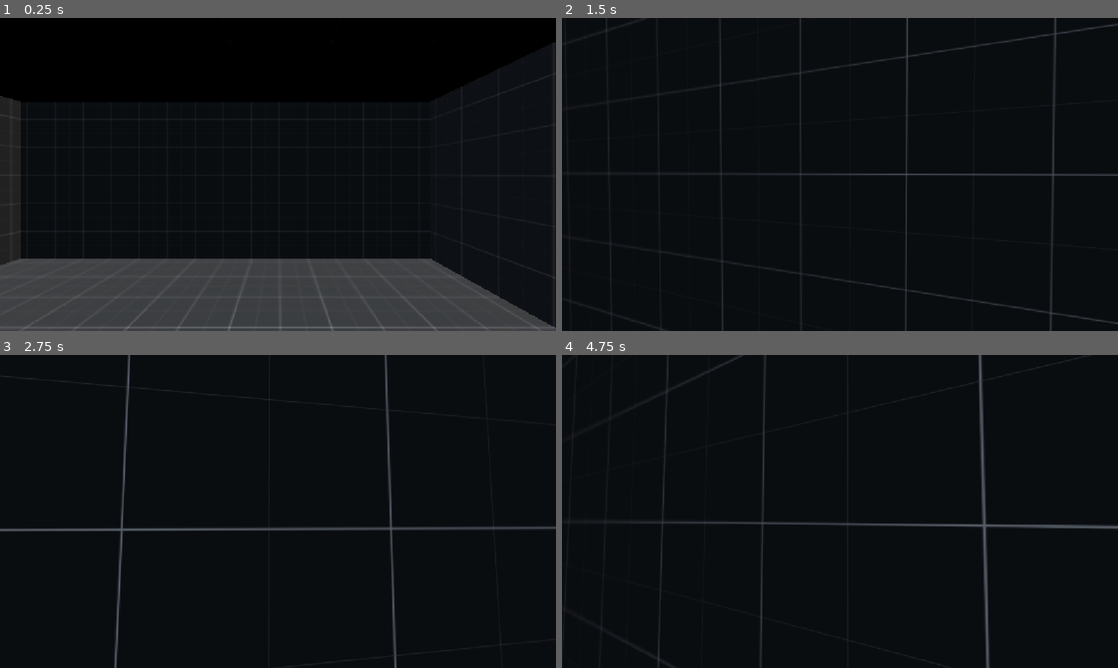
Above: before the commit, frames 1-4 (two rows, left to right).
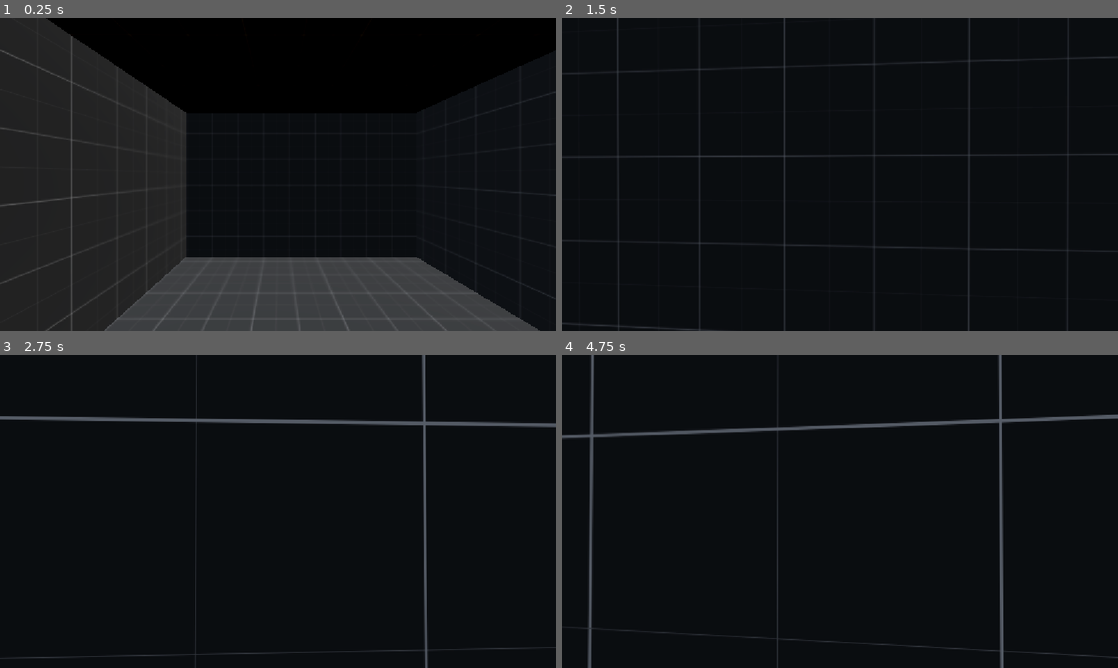
Above: after the commit, the same moments.

Repository: TNicolleDev/RE2Remake
Game: Godot game, scene res://Prototypes/ResidentEvil/1f_east_wing.tscn
Two runs of this game, one before a commit and one after it. Both use one fixed random seed, a clock stepped at 60 frames per second and the inputs below. The project has no main scene, so this scene is started directly.
Inputs (mouse positions are in pixels of both pictures, inside the frame that each line leads up to):
- Up to frame 1 (0.25 s): no input
- Up to frame 2 (1.5 s): tap Enter (ui_accept) at 0.5, 0.77 s; move the mouse to (867, 174) at 0.52 s; hold W (move_forward) from 0.53 s (still down); move the mouse to (812, 174) at 1.27 s
- Up to frame 3 (2.75 s): keep holding W (move_forward); tap Enter (ui_accept) at 1.52 s; move the mouse to (289, 505) at 2.02 s
- Up to frame 4 (4.75 s): keep holding W (move_forward); tap Enter (ui_accept) at 2.75, 3.02, 3.77, 4.52 s; move the mouse to (834, 517) at 2.77 s; move the mouse to (878, 514) at 3.52 s; move the mouse to (795, 508) at 4.27 s

The runs differ from the first frame. In frame 1, 20% of the frame differs, in the area x 0-100%, y 0-100%; in frame 2, 3.6%; in frame 3, 4.0%; in frame 4, 4.6%.

Commit message:
experimenting with csg's|

Diff:
--- /dev/null
+++ b/Prototypes/ResidentEvil/1F-east-halls.tscn
@@ -0,0 +1,77 @@
+[gd_scene format=3 uid="uid://6cpmnm0ko4wv"]
+
+[node name="Halls" type="Node3D" unique_id=1977596207]
+
+[node name="CSGCombiner3D" type="CSGCombiner3D" parent="." unique_id=329252566]
+
+[node name="Exterior" type="CSGBox3D" parent="CSGCombiner3D" unique_id=938552866]
+size = Vector3(4, 3, 20)
+
+[node name="Exterior2" type="CSGBox3D" parent="CSGCombiner3D" unique_id=1301091837]
+transform = Transform3D(1, 0, 0, 0, 1, 0, 0, 0, 1, 3, 0, -8)
+size = Vector3(10, 3, 4)
+
+[node name="Exterior3" type="CSGBox3D" parent="CSGCombiner3D" unique_id=176872834]
+transform = Transform3D(1, 0, 0, 0, 1, 0, 0, 0, 1, 14, 0, -2.245)
+size = Vector3(25, 3, 4)
+
+[node name="Exterior4" type="CSGBox3D" parent="CSGCombiner3D" unique_id=1679924714]
+transform = Transform3D(-4.371139e-08, 0, -1, 0, 1, 0, 1, 0, -4.371139e-08, 22.713, 0, -9)
+size = Vector3(10, 3, 4)
+
+[node name="Exterior5" type="CSGBox3D" parent="CSGCombiner3D" unique_id=650625496]
+transform = Transform3D(-4.371139e-08, 0, 1, 0, 1, 0, -1, 0, -4.371139e-08, 23, 0, 4.8092327)
+size = Vector3(11, 3, 5)
+
+[node name="Exterior6" type="CSGBox3D" parent="CSGCombiner3D" unique_id=2141072807]
+transform = Transform3D(-1, 0, -8.742278e-08, 0, 1, 0, 8.742278e-08, 0, -1, 26, 0, 8)
+size = Vector3(11, 3, 5)
+
+[node name="Interior" type="CSGBox3D" parent="CSGCombiner3D" unique_id=1218078735]
+operation = 2
+size = Vector3(3, 3, 19)
+
+[node name="Interior2" type="CSGBox3D" parent="CSGCombiner3D" unique_id=495813757]
+transform = Transform3D(1, 0, 0, 0, 1, 0, 0, 0, 1, 3, 0, -8)
+operation = 2
+size = Vector3(9, 3, 3)
+
+[node name="Interior3" type="CSGBox3D" parent="CSGCombiner3D" unique_id=341581275]
+transform = Transform3D(1, 0, 0, 0, 1, 0, 0, 0, 1, 13.623535, 0, -2.245)
+operation = 2
+size = Vector3(24.75293, 3, 3)
+
+[node name="Interior4" type="CSGBox3D" parent="CSGCombiner3D" unique_id=1548732273]
+transform = Transform3D(-4.371139e-08, 0, -1, 0, 1, 0, 1, 0, -4.371139e-08, 22.713, 0, -8.375061)
+operation = 2
+size = Vector3(10.249878, 3, 3)
+
+[node name="Interior5" type="CSGBox3D" parent="CSGCombiner3D" unique_id=1780364140]
+transform = Transform3D(-4.371139e-08, 0, 1, 0, 1, 0, -1, 0, -4.371139e-08, 23, 0, 4.236723)
+operation = 2
+size = Vector3(11.14502, 3, 4)
+
+[node name="Interior6" type="CSGBox3D" parent="CSGCombiner3D" unique_id=1767336506]
+transform = Transform3D(-1, 0, -8.742278e-08, 0, 1, 0, 8.742278e-08, 0, -1, 26, 0, 8)
+operation = 2
+size = Vector3(10, 3, 4)
+
+[node name="Door" type="CSGBox3D" parent="CSGCombiner3D" unique_id=408729360]
+transform = Transform3D(1, 0, 0, 0, 1, 0, 0, 0, 1, 1.7487097, 0, 4.1015205)
+operation = 2
+size = Vector3(1, 3, 2)
+
+[node name="Door2" type="CSGBox3D" parent="CSGCombiner3D" unique_id=238504941]
+transform = Transform3D(1, 0, 0, 0, 1, 0, 0, 0, 1, 20.793755, 0, 4.1015205)
+operation = 2
+size = Vector3(1, 3, 2)
+
+[node name="Door3" type="CSGBox3D" parent="CSGCombiner3D" unique_id=1860868943]
+transform = Transform3D(-4.371139e-08, 0, -1, 0, 1, 0, 1, 0, -4.371139e-08, 29.060385, 0, 5.723051)
+operation = 2
+size = Vector3(1, 3, 2)
+
+[node name="Door4" type="CSGBox3D" parent="CSGCombiner3D" unique_id=2108215626]
+transform = Transform3D(-4.371139e-08, 0, -1, 0, 1, 0, 1, 0, -4.371139e-08, 13.767115, 0, -4.069727)
+operation = 2
+size = Vector3(1, 3, 2)
--- a/Prototypes/ResidentEvil/1f_east_wing.tscn
+++ b/Prototypes/ResidentEvil/1f_east_wing.tscn
@@ -3,6 +3,7 @@
 [ext_resource type="Texture2D" uid="uid://baxyb520dd6jh" path="res://Maps/ResidentEvil/1FMap.png" id="1_jf38b"]
 [ext_resource type="Material" uid="uid://bdx34i4tmxqsh" path="res://Materials/meters_on_boxes.tres" id="2_gfqq0"]
 [ext_resource type="PackedScene" uid="uid://hw4ctmcm8g6a" path="res://Tofu/tofu.tscn" id="3_kqwtc"]
+[ext_resource type="PackedScene" uid="uid://blyhh6q45kpi5" path="res://Prototypes/ResidentEvil/east_office.tscn" id="4_gfqq0"]
 
 [sub_resource type="ProceduralSkyMaterial" id="ProceduralSkyMaterial_jxlwl"]
 sky_horizon_color = Color(0.66224277, 0.6717428, 0.6867428, 1)
@@ -25,50 +26,102 @@
 transform = Transform3D(-0.87490094, -0.41941783, 0.24215098, 2.7805948e-08, 0.49999994, 0.86602545, -0.48430198, 0.75768644, -0.43745038, 0, 16.068777, 0)
 
 [node name="Sprite3D" type="Sprite3D" parent="." unique_id=1700577091]
-transform = Transform3D(10, 0, 0, 0, 10, 0, 0, 0, 10, 0, 0.1, 0)
+transform = Transform3D(10, 0, 0, 0, 10, 0, 0, 0, 10, 0, 0.2, 0)
 visible = false
 axis = 1
 texture = ExtResource("1_jf38b")
 
 [node name="Tofu" parent="." unique_id=1542248161 instance=ExtResource("3_kqwtc")]
-transform = Transform3D(1, 0, 0, 0, 1, 0, 0, 0, 1, 19.978659, 0.89625454, -9.49548)
+transform = Transform3D(1, 0, 0, 0, 1, 0, 0, 0, 1, 9.780675, 1.478369, -2.651843)
 
-[node name="PressRoom" type="CSGCombiner3D" parent="." unique_id=426090292]
+[node name="VeryImportantPlane" type="CSGBox3D" parent="." unique_id=463616273]
+material_override = ExtResource("2_gfqq0")
+use_collision = true
+size = Vector3(79, 0.2, 53)
+
+[node name="Hallways" type="CSGCombiner3D" parent="." unique_id=277969786]
 use_collision = true
 
-[node name="PressRoomExterior" type="CSGBox3D" parent="PressRoom" unique_id=1419562944]
-transform = Transform3D(1, 0, 0, 0, 1, 0, 0, 0, 1, 19.041, 1.5, -7.887)
-size = Vector3(7.5, 3, 11)
+[node name="EastHallExterior" type="CSGBox3D" parent="Hallways" unique_id=232337913]
+transform = Transform3D(1, 0, 0, 0, 1, 0, 0, 0, 1, 9.396, 1.5, 2.69)
+size = Vector3(3, 3, 19)
 material = ExtResource("2_gfqq0")
 
-[node name="PressRoomInterior" type="CSGBox3D" parent="PressRoom" unique_id=976813830]
-transform = Transform3D(1, 0, 0, 0, 1, 0, 0, 0, 1, 19.041, 1.41, -7.887)
-operation = 2
-size = Vector3(7.3, 2.8, 10.5)
+[node name="EastHallAttachmentExterior" type="CSGBox3D" parent="Hallways" unique_id=797688960]
+transform = Transform3D(1, 0, 0, 0, 1, 0, 0, 0, 1, 11.565336, 1.5, -3.0632606)
+size = Vector3(2, 3, 7.5)
 material = ExtResource("2_gfqq0")
 
-[node name="PressRoomDoor" type="CSGBox3D" parent="PressRoom" unique_id=530801522]
-transform = Transform3D(1, 0, 0, 0, 1, 0, 0, 0, 1, 18.531, 1.25, -2.433294)
-operation = 2
-size = Vector3(1.5, 2.5, 0.47288817)
+[node name="CenterHallExterior" type="CSGBox3D" parent="Hallways" unique_id=960866637]
+transform = Transform3D(-4.371139e-08, 0, 1, 0, 1, 0, -1, 0, -4.371139e-08, 20.15431, 1.5, -0.77340025)
+size = Vector3(2.868164, 3, 15.799927)
 material = ExtResource("2_gfqq0")
 
-[node name="HallWay" type="CSGCombiner3D" parent="." unique_id=663772783]
-use_collision = true
-
-[node name="HallWayExterior" type="CSGBox3D" parent="HallWay" unique_id=735073158]
-transform = Transform3D(1, 0, 0, 0, 1, 0, 0, 0, 1, 17.208961, 1.5, -0.90527344)
-size = Vector3(17, 3, 3)
+[node name="WestHallExterior" type="CSGBox3D" parent="Hallways" unique_id=243105540]
+transform = Transform3D(1, 0, 0, 0, 1, 0, 0, 0, 1, 26.702333, 1.5, 3.8158712)
+size = Vector3(2.9882813, 3, 12.064972)
 material = ExtResource("2_gfqq0")
 
-[node name="HallWayExterior2" type="CSGBox3D" parent="HallWay" unique_id=1790006098]
-transform = Transform3D(1, 0, 0, 0, 1, 0, 0, 0, 1, 17.208961, 1.5, -0.90527344)
-operation = 2
-size = Vector3(16.9, 2.9, 2.9)
+[node name="SouthHallExterior" type="CSGBox3D" parent="Hallways" unique_id=577090773]
+transform = Transform3D(-4.371139e-08, 0, 1, 0, 1, 0, -1, 0, -4.371139e-08, 28.256126, 1.5, 8.154508)
+size = Vector3(3.371582, 3, 6.053318)
 material = ExtResource("2_gfqq0")
 
-[node name="HallWayDoor" type="CSGBox3D" parent="HallWay" unique_id=122787785]
-transform = Transform3D(1, 0, 0, 0, 1, 0, 0, 0, 1, 18.531, 1.25, -2.51571)
+[node name="EastHallInterior" type="CSGBox3D" parent="Hallways" unique_id=1476349562]
+transform = Transform3D(1, 0, 0, 0, 1, 0, 0, 0, 1, 9.396, 1.5, 2.69)
 operation = 2
-size = Vector3(1.5, 2.5, 0.32336122)
+size = Vector3(2.8, 2.8, 18.8)
 material = ExtResource("2_gfqq0")
+
+[node name="EastHallAttachmentInterior" type="CSGBox3D" parent="Hallways" unique_id=1886367906]
+transform = Transform3D(1, 0, 0, 0, 1, 0, 0, 0, 1, 11.565336, 1.5, -3.0632606)
+operation = 2
+size = Vector3(1.8, 2.8, 7.3)
+material = ExtResource("2_gfqq0")
+
+[node name="CenterHallInterior" type="CSGBox3D" parent="Hallways" unique_id=1475077871]
+transform = Transform3D(-4.371139e-08, 0, 1, 0, 1, 0, -1, 0, -4.371139e-08, 20.15431, 1.5, -0.77340025)
+operation = 2
+size = Vector3(2.8, 2.8, 15.8)
+material = ExtResource("2_gfqq0")
+
+[node name="WestHallInterior" type="CSGBox3D" parent="Hallways" unique_id=252664191]
+transform = Transform3D(1, 0, 0, 0, 1, 0, 0, 0, 1, 26.702333, 1.5, 3.8158712)
+operation = 2
+size = Vector3(2.8, 2.8, 11)
+material = ExtResource("2_gfqq0")
+
+[node name="SouthHallInterior" type="CSGBox3D" parent="Hallways" unique_id=164998084]
+transform = Transform3D(-4.371139e-08, 0, 1, 0, 1, 0, -1, 0, -4.371139e-08, 28.256126, 1.5, 8.154508)
+operation = 2
+size = Vector3(3.1, 2.8, 6.053)
+material = ExtResource("2_gfqq0")
+
+[node name="EastHallDoorToOffice" type="CSGBox3D" parent="Hallways" unique_id=1735233251]
+transform = Transform3D(1, 0, 0, 0, 1, 0, 0, 0, 1, 10.846714, 1.3922874, 3.33847)
+operation = 2
+size = Vector3(1, 3, 2)
+material = ExtResource("2_gfqq0")
+
+[node name="WestHallDoorToOffice" type="CSGBox3D" parent="Hallways" unique_id=2091013939]
+transform = Transform3D(1, 0, 0, 0, 1, 0, 0, 0, 1, 25.282692, 1.2812911, 4.7469826)
+operation = 2
+size = Vector3(1, 2.46875, 1.5029068)
+material = ExtResource("2_gfqq0")
+
+[node name="CenterHallDoorToPressRoom" type="CSGBox3D" parent="Hallways" unique_id=974224254]
+transform = Transform3D(-4.371139e-08, 0, 1, 0, 1, 0, -1, 0, -4.371139e-08, 19.256983, 1.2820034, -2.217421)
+operation = 2
+size = Vector3(1, 2.4525757, 1.5153809)
+material = ExtResource("2_gfqq0")
+
+[node name="SouthHallDoorToKey" type="CSGBox3D" parent="Hallways" unique_id=200970092]
+transform = Transform3D(-4.371139e-08, 0, 1, 0, 1, 0, -1, 0, -4.371139e-08, 30.45406, 1.2670845, 6.4930067)
+operation = 2
+size = Vector3(1, 2.3875732, 1.2668457)
+material = ExtResource("2_gfqq0")
+
+[node name="Rooms" type="CSGCombiner3D" parent="." unique_id=1260683542]
+
+[node name="CSGBox3D" parent="Rooms" unique_id=403537923 instance=ExtResource("4_gfqq0")]
+transform = Transform3D(1, 0, 0, 0, 1, 0, 0, 0, 1, 17.642578, 0, 5.2150664)
--- a/Prototypes/ResidentEvil/1f_east_wing_flip_faces.tscn
+++ b/Prototypes/ResidentEvil/1f_east_wing_flip_faces.tscn
@@ -137,3 +137,4 @@
 
 [node name="Tofu" parent="." unique_id=1542248161 instance=ExtResource("3_4s7n1")]
 transform = Transform3D(1, 0, 0, 0, 1, 0, 0, 0, 1, 9.066361, 0, 9.274142)
+aim_sensitivity = 0.001
--- /dev/null
+++ b/Prototypes/ResidentEvil/east_office.tscn
@@ -0,0 +1,51 @@
+[gd_scene format=3 uid="uid://blyhh6q45kpi5"]
+
+[ext_resource type="Material" uid="uid://bdx34i4tmxqsh" path="res://Materials/meters_on_boxes.tres" id="1_rshej"]
+
+[node name="EastOffice" type="Node3D" unique_id=150930948]
+
+[node name="CSGCombiner3D" type="CSGCombiner3D" parent="." unique_id=1257573178]
+transform = Transform3D(1, 0, 0, 0, 1, 0, 0, 0, 1, 0, 1.5, 0)
+use_collision = true
+
+[node name="OfficeExterior" type="CSGBox3D" parent="CSGCombiner3D" unique_id=1862084529]
+transform = Transform3D(1, 0, 0, 0, 1, 0, 0, 0, 1, 0, 0, 0.0126264095)
+material_override = ExtResource("1_rshej")
+size = Vector3(14.4, 3, 9.152)
+material = ExtResource("1_rshej")
+
+[node name="OfficeInterior" type="CSGBox3D" parent="CSGCombiner3D" unique_id=379512346]
+operation = 2
+size = Vector3(13.4, 3, 8.152)
+material = ExtResource("1_rshej")
+
+[node name="DoorToEastHall" type="CSGBox3D" parent="CSGCombiner3D" unique_id=1565305736]
+transform = Transform3D(1, 0, 0, 0, 1, 0, 0, 0, 1, -6.9471183, 0, -1.8833234)
+operation = 2
+size = Vector3(1, 3, 2)
+material = ExtResource("1_rshej")
+
+[node name="DoorToEastHall2" type="CSGBox3D" parent="CSGCombiner3D" unique_id=139562645]
+transform = Transform3D(1, 0, 0, 0, 1, 0, 0, 0, 1, 7.019988, 0, 0)
+operation = 2
+size = Vector3(1, 3, 2)
+material = ExtResource("1_rshej")
+
+[node name="ChiefsOfficeExterior" type="CSGBox3D" parent="CSGCombiner3D" unique_id=41706803]
+transform = Transform3D(1, 0, 0, 0, 1, 0, 0, 0, 1, -4.2020187, 0, 2.32828)
+size = Vector3(6, 3, 4.5)
+material = ExtResource("1_rshej")
+
+[node name="ChiefsOfficeInterior" type="CSGBox3D" parent="CSGCombiner3D/ChiefsOfficeExterior" unique_id=912696040]
+operation = 2
+size = Vector3(5, 3, 3.5)
+material = ExtResource("1_rshej")
+
+[node name="DoorToEastHall3" type="CSGBox3D" parent="CSGCombiner3D/ChiefsOfficeExterior" unique_id=2047109708]
+transform = Transform3D(-4.371139e-08, 0, 1, 0, 1, 0, -1, 0, -4.371139e-08, 1.3660026, 0, -1.9966131)
+operation = 2
+size = Vector3(1, 3, 2)
+material = ExtResource("1_rshej")
+
+[node name="DisableWhenInstantiating" type="CSGBox3D" parent="." unique_id=102215834]
+size = Vector3(15, 0.01, 10)
--- a/Prototypes/closet.tscn
+++ /dev/null
@@ -1,29 +0,0 @@
-[gd_scene format=3 uid="uid://c0j1htl71sq22"]
-
-[ext_resource type="Texture2D" uid="uid://ox7cs3uxc624" path="res://Assets/prototype-texture.png" id="1_qyuse"]
-[ext_resource type="Material" uid="uid://bdx34i4tmxqsh" path="res://Materials/meters_on_boxes.tres" id="2_x1l0q"]
-
-[sub_resource type="StandardMaterial3D" id="StandardMaterial3D_wvv42"]
-albedo_texture = ExtResource("1_qyuse")
-
-[node name="Closet" type="Node3D" unique_id=1836411672]
-
-[node name="CSGCombiner3D" type="CSGCombiner3D" parent="." unique_id=1306506124]
-
-[node name="RoomExterior" type="CSGBox3D" parent="CSGCombiner3D" unique_id=937902824]
-transform = Transform3D(1, 0, 0, 0, 1, 0, 0, 0, 1, 0, 2, 0)
-material_override = SubResource("StandardMaterial3D_wvv42")
-size = Vector3(4, 4, 4)
-material = ExtResource("2_x1l0q")
-
-[node name="DoorGap" type="CSGBox3D" parent="CSGCombiner3D" unique_id=925563057]
-transform = Transform3D(1, 0, 0, 0, 1, 0, 0, 0, 1, 0.05445218, 1.795, -1.949)
-operation = 2
-size = Vector3(3, 3.5, 0.5)
-material = ExtResource("2_x1l0q")
-
-[node name="RoomInterior" type="CSGBox3D" parent="CSGCombiner3D" unique_id=217813944]
-transform = Transform3D(1, 0, 0, 0, 1, 0, 0, 0, 1, -0.00077816844, 1.8679612, -0.0039263368)
-operation = 2
-size = Vector3(3.5010896, 3.721582, 3.502912)
-material = ExtResource("2_x1l0q")
--- a/Tofu/tofu.gd
+++ b/Tofu/tofu.gd
@@ -6,7 +6,7 @@
 @onready var camera_pivot: Node3D = $CameraPivot
 var mouse_motion:= Vector2.ZERO
 
-@export var aim_sensitivity: float = 0.005
+@export var aim_sensitivity: float = 0.001
 
 func _ready() -> void:
 	Input.mouse_mode = Input.MOUSE_MODE_CAPTURED
--- a/Tofu/tofu.tscn
+++ b/Tofu/tofu.tscn
@@ -6,9 +6,9 @@
 [sub_resource type="BoxShape3D" id="BoxShape3D_qeq5k"]
 size = Vector3(0.6, 1.5, 0.6)
 
-[sub_resource type="BoxMesh" id="BoxMesh_qeq5k"]
+[sub_resource type="BoxMesh" id="BoxMesh_jf38b"]
 material = ExtResource("2_h8pv7")
-size = Vector3(0.6, 1.5, 0.6)
+size = Vector3(0.75, 1.5, 0.75)
 
 [node name="Tofu" type="CharacterBody3D" unique_id=1542248161]
 script = ExtResource("1_hpemb")
@@ -17,9 +17,9 @@
 shape = SubResource("BoxShape3D_qeq5k")
 
 [node name="MeshInstance3D" type="MeshInstance3D" parent="." unique_id=1918256051]
-mesh = SubResource("BoxMesh_qeq5k")
+mesh = SubResource("BoxMesh_jf38b")
 
 [node name="CameraPivot" type="Node3D" parent="." unique_id=932155180]
+transform = Transform3D(1, 0, 0, 0, 1, 0, 0, 0, 1, 0, 0.5476115, -0.08847028)
 
 [node name="Camera3D" type="Camera3D" parent="CameraPivot" unique_id=1450898794]
-transform = Transform3D(1, 0, 0, 0, 1, 0, 0, 0, 1, 0, 0.75, 0)
